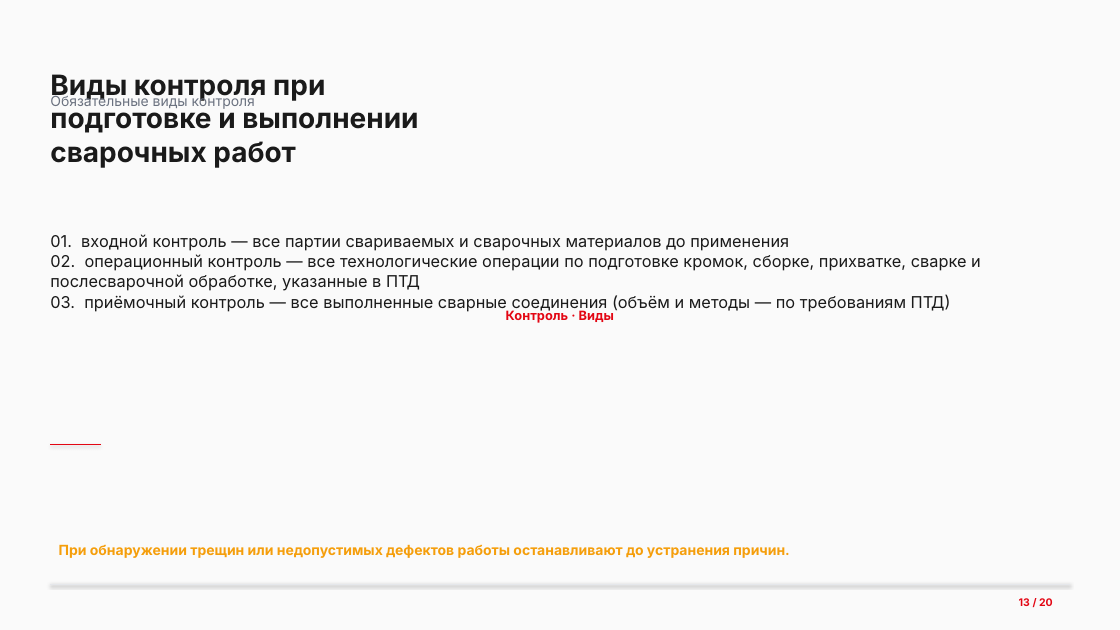
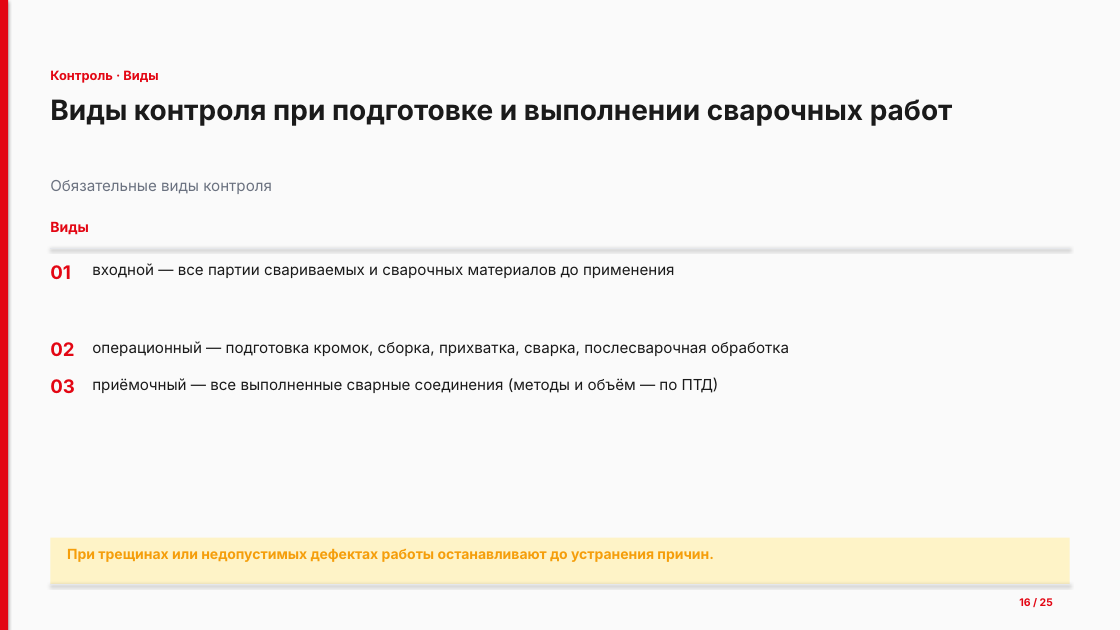
Before and after one commit to lysakalenushka-hash/-, a slide deck: slide 16 of Презентация_Сварочные_работы.pptx (slide 13 before the commit). Drawn at 1120x630 pixels with LibreOffice and Linux fonts; fonts in the diff are those of the drawing. Boxes give left, top, right and bottom in pixels: in the first picture for what was removed or moved away, otherwise in the second. Text is boxed around its words. In the diff, an @@ line names an element or a change of style, - is before the commit and + after.

```diff
--- a/Презентация_Сварочные_работы.pptx
+++ b/Презентация_Сварочные_работы.pptx
@@ rectangle added at (0,0,1120,630), fill #FAFAFA @@
@@ rectangle added at (0,0,8,630), fill #E30613 @@
@@ text "Контроль · Виды": place and size @@
-text "Контроль · Виды" at (0,0,1120,630)
+text "Контроль · Виды" at (50,70,158,83)
@@ text "Контроль · Виды" at (50,70,158,83): alignment centre to left; vertical alignment middle to top; fill #FAFAFA to none @@
@@ text "Виды контроля при подготовке и ..." rewrapped from (50,74,418,168) to (50,99,953,126) @@
@@ text "Обязательные виды контроля": place and size @@
-text "Обязательные виды контроля" at (50,94,255,109)
+text "Обязательные виды контроля" at (50,180,272,194)
@@ text "Обязательные виды контроля" at (50,180,272,194): size 12 to 13 pt @@
@@ text added at (50,221,88,235), 12 pt, text #E30613, bold @@
+Виды
@@ line added from (50, 248) to (1070, 248), #E5E7EB 0.5 pt @@
@@ text added at (50,265,71,279), 16 pt, text #E30613, bold @@
+01
@@ text at (92,263,675,278): text changed; size 14 to 13 pt @@
-01. входной контроль — все партии свариваемых и сварочных материалов до применения
-02. операционный контроль — все технологические операции по подготовке кромок, сборке, прихватке, сварке и послесварочной обработке, указанные в ПТД
-03. приёмочный контроль — все выполненные сварные соединения (объём и методы — по требованиям ПТД)
+входной — все партии свариваемых и сварочных материалов до применения
@@ text added at (50,342,74,356), 16 pt, text #E30613, bold @@
+02
@@ text added at (92,341,789,356), 13 pt, text #1A1A1A @@
+операционный — подготовка кромок, сборка, прихватка, сварка, послесварочная обработка
@@ text added at (50,379,75,393), 16 pt, text #E30613, bold @@
+03
@@ text added at (92,377,719,393), 13 pt, text #1A1A1A @@
+приёмочный — все выполненные сварные соединения (методы и объём — по ПТД)
@@ line removed from (50, 444) to (101, 444) @@
@@ rectangle added at (50,538,1070,584), fill #FEF3C7 @@
@@ text at (67,549,714,562): text changed @@
-При обнаружении трещин или недопустимых дефектов работы останавливают до устранения причин.
+При трещинах или недопустимых дефектах работы останавливают до устранения причин.
@@ text at (1019,598,1053,606): text changed @@
-13 / 20
+16 / 25
```
Also in this commit, not shown: 19 other slides changed, 5 slides added, 1 other file.
